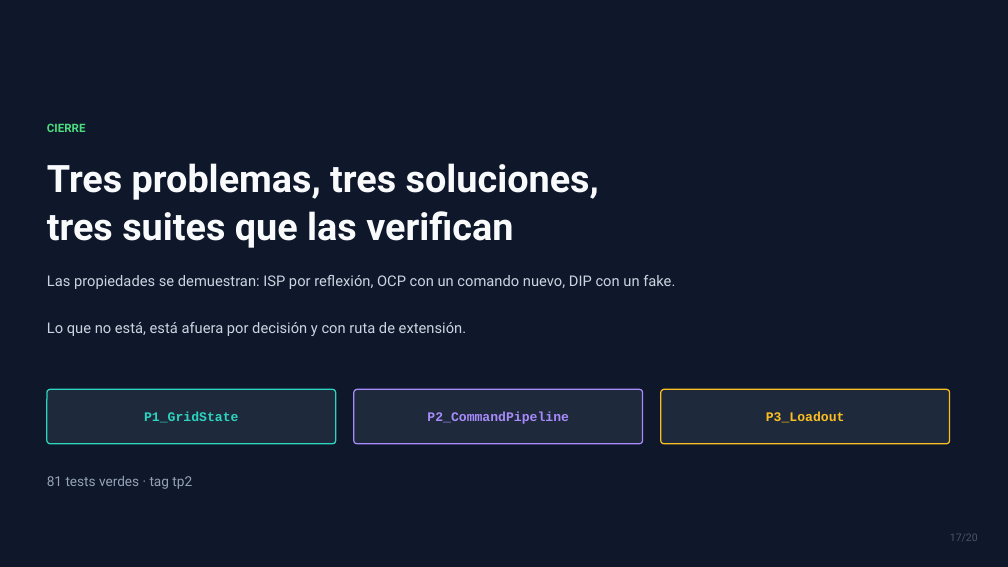
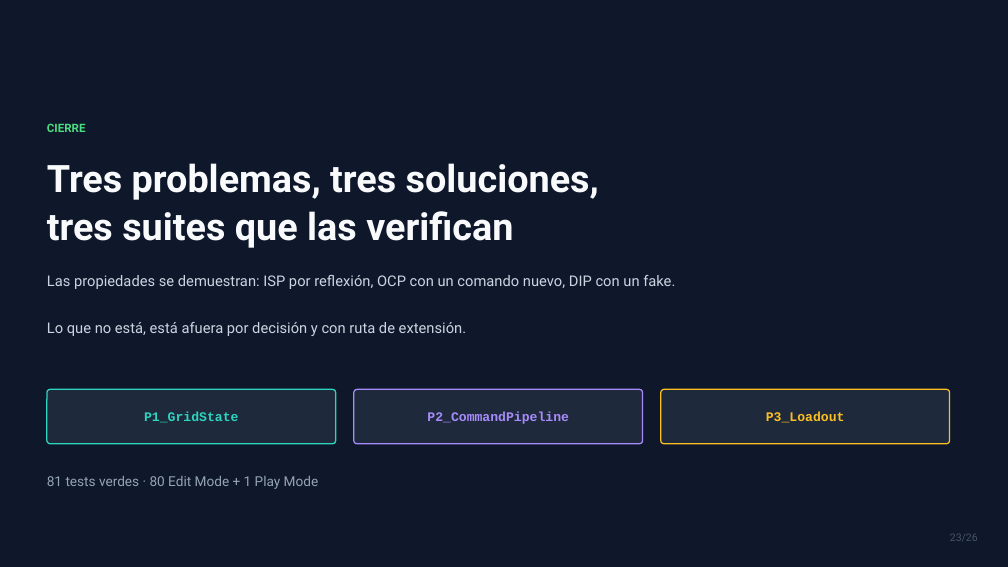
Before and after one commit to SenKetZu/HexPG, a slide deck: slide 23 of docs/presentacion/TP2-VoidHex-Tactics.pptx (slide 17 before the commit). Drawn at 1008x567 pixels with LibreOffice and Linux fonts; fonts in the diff are those of the drawing. Boxes give left, top, right and bottom in pixels: in the first picture for what was removed or moved away, otherwise in the second. Text is boxed around its words. In the diff, an @@ line names an element or a change of style, - is before the commit and + after.

```diff
--- a/docs/presentacion/TP2-VoidHex-Tactics.pptx
+++ b/docs/presentacion/TP2-VoidHex-Tactics.pptx
@@ text at bbox=[47, 476, 319, 489]: text changed @@
-81 tests verdes · tag tp2
+81 tests verdes · 80 Edit Mode + 1 Play Mode
@@ text at bbox=[950, 534, 978, 541]: text changed @@
-17/20
+23/26
```
Also in this commit, not shown: 16 other slides changed, 6 slides added, 6 other files.
